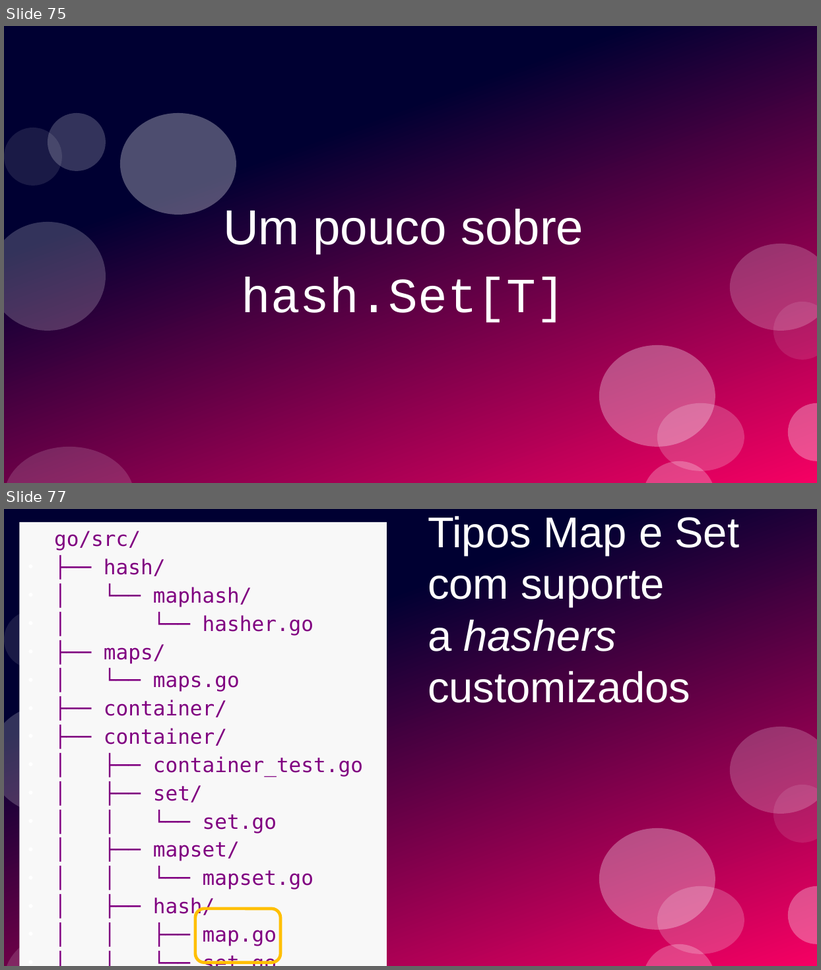
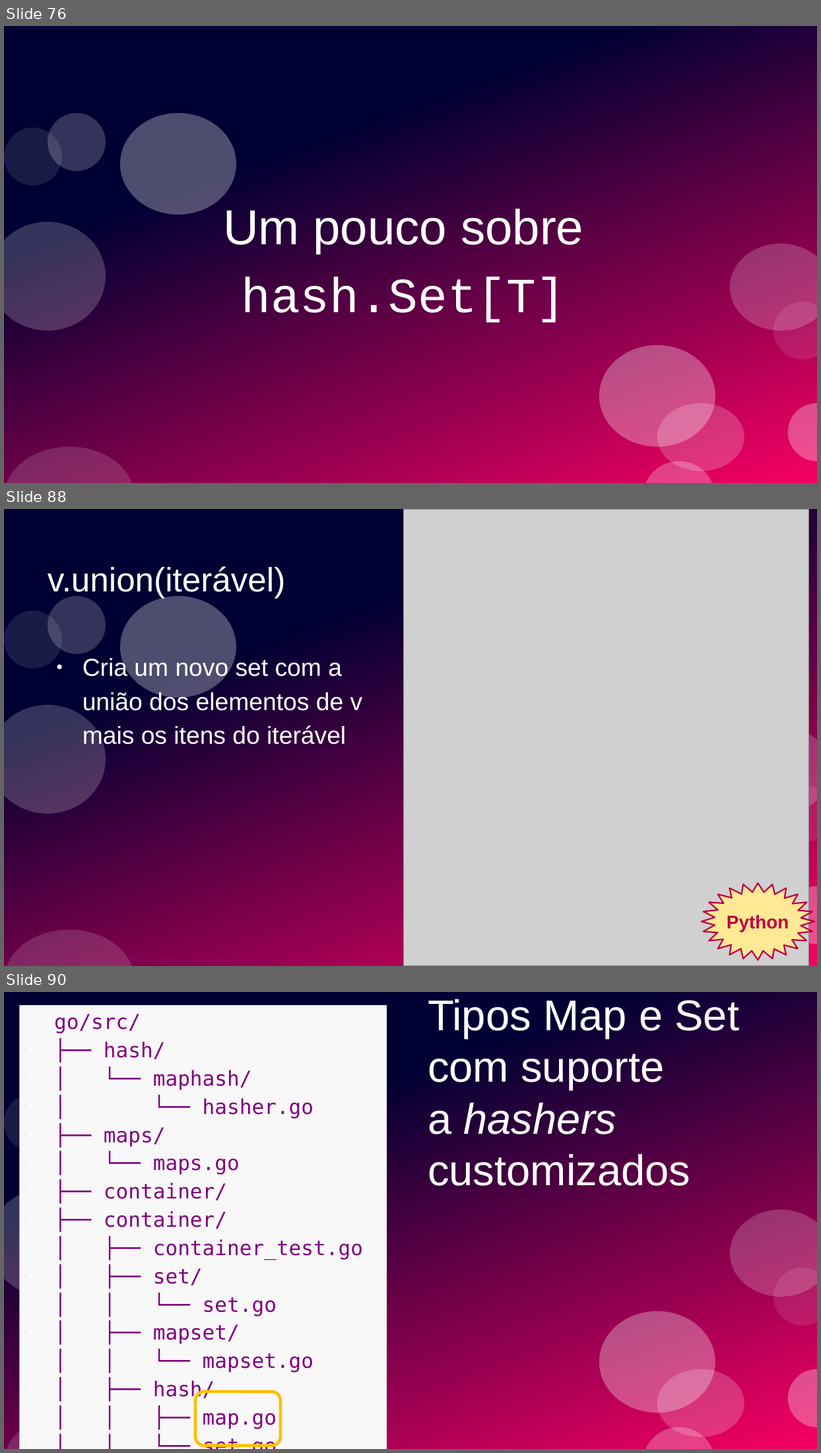
Before and after one commit to ramalho/sets-in-go, a slide deck: conj-em-go1_28.odp. Shown one above the other, each under a label of ours: slides 75 and 77 before the commit, slides 76, 88 and 90 after it; the slides between them are not shown. The pictures are 821x970 and 821x1453 pixels, drawn with LibreOffice and Linux fonts; fonts in the diff are those of the drawing; grey boxes stand for pictures. Boxes give left, top, right and bottom in pixels: in the first picture for what was removed or moved away, otherwise in the second. Text is boxed around its words. In the diff, an @@ line names an element or a change of style, - is before the commit and + after.

```diff
--- a/conj-em-go1_28.odp
+++ b/conj-em-go1_28.odp
@@ slide 88 added at <box>4,509,817,966</box>, background #FFFFFF; not listed: 10 template elements that a slide beside it also shows @@
@@ picture added at <box>404,509,810,966</box> @@
@@ title added at <box>48,566,285,598</box>, 33 pt, text #FFFFFF @@
+v.union(iterável)
@@ text added at <box>83,657,363,749</box>, 24 pt, text #FFFFFF @@
+● Cria um novo set com a união dos elementos de v mais os itens do iterável
@@ freeform shape added at <box>702,884,815,960</box>, fill #FFE994, outline #BF0041 1.42 pt, 18 pt, text #BF0041, bold @@
+Python
@@ what was slide 75 is now slide 76 @@
@@ what was slide 77 is now slide 90 @@
```
Also in this commit, not shown: 15 slides changed, 12 other slides added, 2 other files.
